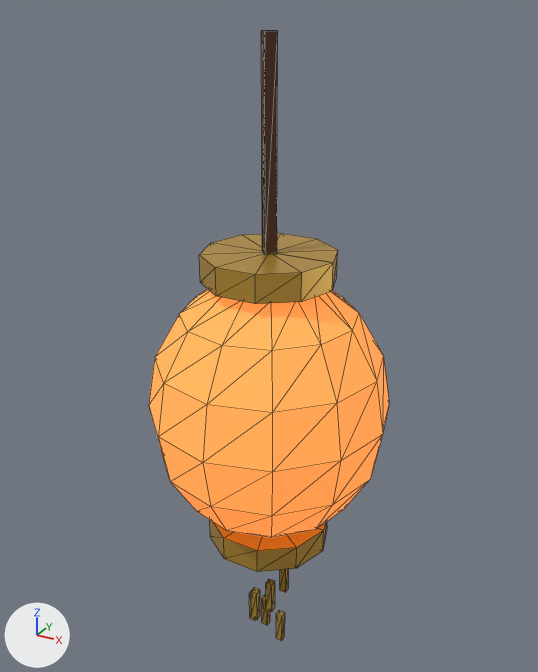
The glTF model assets/source/kit/wuxia/paper-lantern.glb: old version first, new version second.
One viewpoint serves both versions: a 50 mm lens placed at (0.842, -1.533, 0.964), pointed at (-0.031, 0.053, 0.17). Lighting does not change. The marker at lower left points along +X, +Y and +Z. The first picture is the older version. Mesh edges are drawn as thin lines. Vertices at exactly the same position are counted once.

Names of what the first picture shows: 'paper-lantern'.
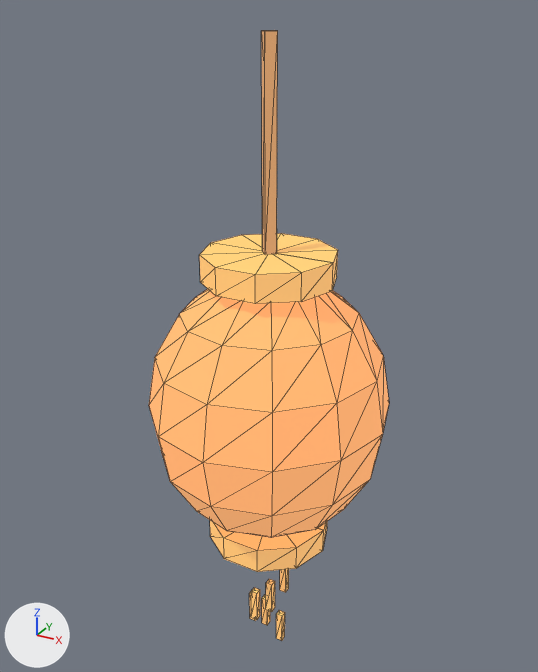
The change, as a diff of the scene's bpy script:
```diff
--- a/assets/source/kit/wuxia/paper-lantern.glb.py
+++ b/assets/source/kit/wuxia/paper-lantern.glb.py
@@ mat_vertex_colour @@
+mat_vertex_colour = bpy.data.materials.new('vertex_colour')
+mat_vertex_colour.use_nodes = True; mat_vertex_colour.node_tree.nodes.clear()
+_N = mat_vertex_colour.node_tree.nodes; _L = mat_vertex_colour.node_tree.links
+n0 = _N.new('ShaderNodeBsdfPrincipled'); n0.name = 'Principled BSDF'
+n0.inputs[2].default_value = 0.85  # 'Roughness'
+n0.inputs[27].default_value = (0.55, 0.28, 0.12, 1.0)  # 'Emission Color', orange #c49061
+n0.inputs[28].default_value = 1.0  # 'Emission Strength'
+n1 = _N.new('ShaderNodeOutputMaterial'); n1.name = 'Material Output'
+n2 = _N.new('ShaderNodeVertexColor'); n2.name = 'Color Attribute'
+_L.new(n0.outputs[0], n1.inputs[0])  # 'BSDF' to 'Surface'
+_L.new(n2.outputs[0], n0.inputs[0])  # 'Color' to 'Base Color'
@@ me_paper_lantern @@
 me_paper_lantern.from_pydata(...)  # 212 vertices, 348 faces; spans x -0.32..0.32, y -0.32..0.32, z -0.86..0.92
 # used by ob_paper_lantern; location = (0.0, 0.0, 0.0)
+# me_paper_lantern part 1: all 180 faces that had it switch from mat_paper_glow (orange #f08b43, glowing orange #e68540) to mat_vertex_colour
+# me_paper_lantern part 2: all 152 faces that had it switch from mat_gold (orange #d4a949) to mat_vertex_colour
+# me_paper_lantern part 3: all 16 faces that had it switch from mat_wood_dark (brown #51341c) to mat_vertex_colour
+# me_paper_lantern part 4: vertex colours changed
```

Where the change shows, as pixel boxes [x1, y1, x2, y2] in the pictures (538 x 672 px):
part 1 of me_paper_lantern, recoloured: [149, 289, 389, 538] in both
part 2 of me_paper_lantern, recoloured (lighter): [199, 233, 338, 641] in both
part 3 of me_paper_lantern, recoloured (brown to orange): [261, 30, 278, 254] in both
